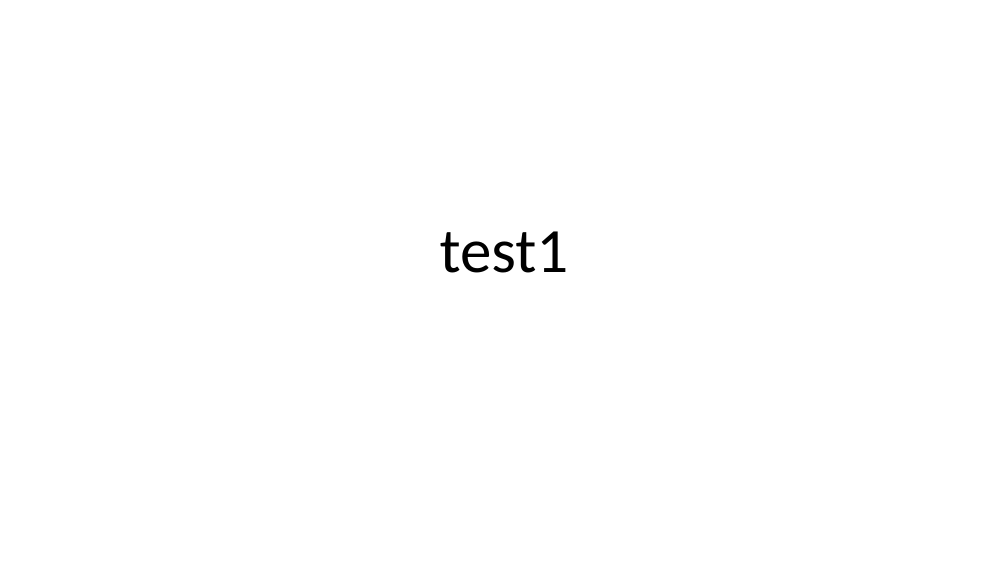
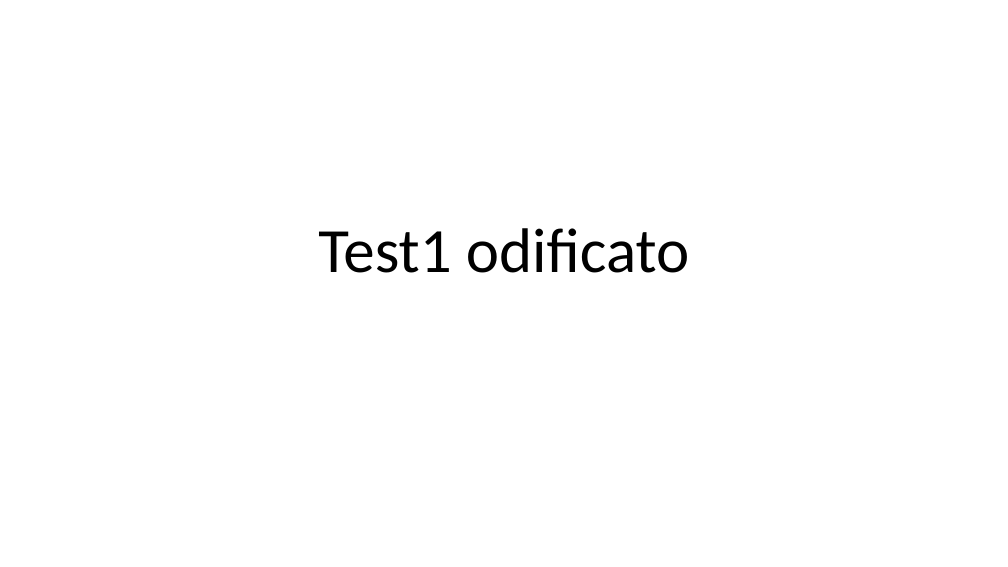
Before and after one commit to gpellicone/test-pubblico, a slide deck: slide 1 of doc/fds/PLANNING.pptx. Drawn at 1008x567 pixels with LibreOffice and Linux fonts; fonts in the diff are those of the drawing. Boxes give left, top, right and bottom in pixels: in the first picture for what was removed or moved away, otherwise in the second. Text is boxed around its words. In the diff, an @@ line names an element or a change of style, - is before the commit and + after.

```diff
--- a/doc/fds/PLANNING.pptx
+++ b/doc/fds/PLANNING.pptx
@@ title at box(318, 228, 689, 273): text changed @@
-test1
+Test1 odificato
```
